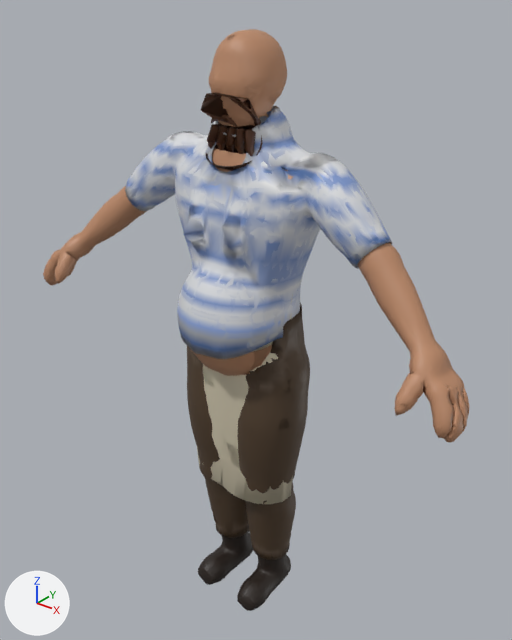
One commit to the glTF model tidebreakers/public/assets/chars/bram.glb: the scene before it, then after it.
The view is the same before and after, from a camera (50 mm lens) standing at (1.37, -1.667, 2.174) and looking at (0.014, 0.028, 1.124). The axes (+X, +Y, +Z) are drawn at lower left. The lights are the same throughout. The picture after the commit comes second.

The first picture shows 'bram', 'bram_LOD1'.
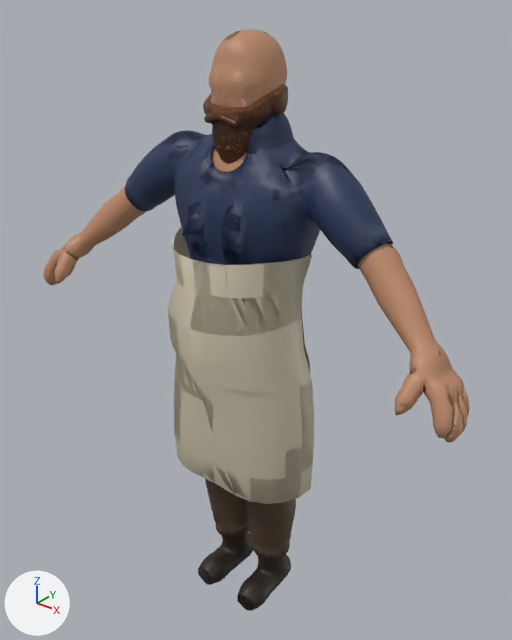
Pixel boxes [x1, y1, x2, y2] of what changed, in the pictures (512 x 640 px; the box of a moved part takes in the faces that stretch with it):
'bram', reshaped
    before: [43, 29, 469, 611]
    after: [43, 29, 469, 609]
part 1 of me_bram_skin, added
    after: [168, 226, 314, 504]
part 2 of me_bram_skin, built on
    before: [125, 92, 392, 504]
    after: [125, 84, 393, 269]
part 3 of me_bram_skin, recoloured
    before: [127, 109, 392, 342]
    after: [126, 116, 393, 267]
part 4 of me_bram_skin_001, added
    after: [170, 227, 302, 501]
part 5 of me_bram_skin_001, moved or reshaped
    before: [61, 31, 452, 607]
    after: [61, 31, 453, 610]
part 6 of me_bram_skin_001, recoloured
    before: [137, 115, 378, 317]
    after: [141, 114, 380, 269]

Patch to the scene script:
```diff
--- a/tidebreakers/public/assets/chars/bram.glb.py
+++ b/tidebreakers/public/assets/chars/bram.glb.py
@@ me_bram_skin @@
 # used by ob_bram; location = (0.0, 0.0, 0.0)
-me_bram_skin.from_pydata(...)  # 16962 vertices, 33595 faces; spans x -0.84..0.84, y -0.25..0.16, z -0.03..2.04
+me_bram_skin.from_pydata(...)  # 23263 vertices, 46310 faces; spans x -0.84..0.84, y -0.28..0.16, z -0.03..2.04
+# me_bram_skin part 1: a new loose piece of 270 vertices spanning x -0.29..0.29, y -0.28..0.0, z 0.56..1.42, in mat_bram_mat
+# me_bram_skin part 2: 297 vertices moved within x -0.48..0.5, y -0.24..0.15, z 0.96..1.84; 2378 vertices removed from x -0.51..0.51, y -0.25..0.16, z 0.49..1.88; 8409 vertices added at x -0.51..0.51, y -0.25..0.16, z 0.96..1.9
+# me_bram_skin part 3: 1885 kept faces spanning x -0.51..0.51, y -0.25..0.16, z 1.1..1.82 get new vertex colours
 me_bram_skin.materials.append(mat_bram_mat)
@@ me_bram_skin_001 @@
 # used by ob_bram_lod1; location = (0.0, 0.0, 0.0)
-me_bram_skin_001.from_pydata(...)  # 7706 vertices, 15116 faces; spans x -0.84..0.84, y -0.25..0.16, z -0.03..2.04
+me_bram_skin_001.from_pydata(...)  # 10522 vertices, 20839 faces; spans x -0.84..0.84, y -0.28..0.16, z -0.03..2.04
+# me_bram_skin_001 part 4: a new loose piece of 256 vertices spanning x -0.29..0.29, y -0.28..0.0, z 0.56..1.42, in mat_bram_mat
+# me_bram_skin_001 part 5: 353 vertices moved within x -0.81..0.83, y -0.24..0.16, z -0.03..2.0; 2353 vertices removed from x -0.84..0.84, y -0.25..0.16, z -0.03..2.03; 4917 vertices added at x -0.84..0.84, y -0.25..0.16, z -0.03..2.04
+# me_bram_skin_001 part 6: 231 kept faces spanning x -0.48..0.5, y -0.16..0.15, z 1.13..1.81 get new vertex colours
+# other edits to the shape of me_bram_skin_001 do not show in these pictures
 me_bram_skin_001.materials.append(mat_bram_mat)
```
